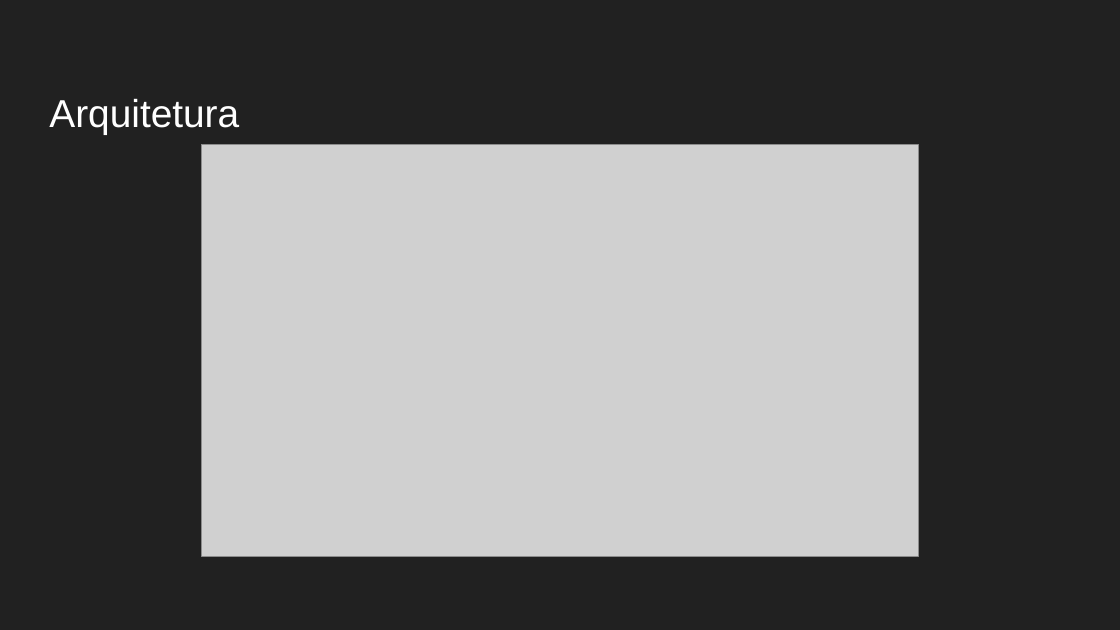
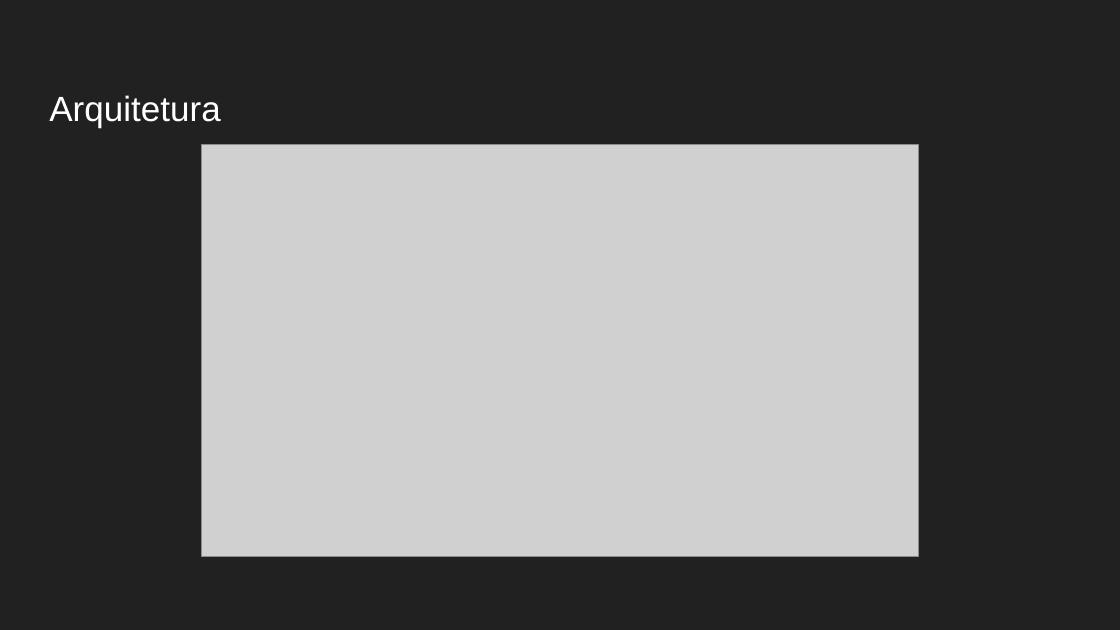
Before and after one commit to Gabrielgsn30/seminarios-docker-monitoramento, a slide deck: slide 15 of DIA03/Práticas DevOps com Docker e Monitoramento do Ambiente Dia 03 Projeto Monitoramento.pptx (slide 9 before the commit). Drawn at 1120x630 pixels with LibreOffice and Linux fonts; fonts in the diff are those of the drawing; grey boxes stand for pictures. Boxes give left, top, right and bottom in pixels: in the first picture for what was removed or moved away, otherwise in the second. Text is boxed around its words. In the diff, an @@ line names an element or a change of style, - is before the commit and + after.

```diff
--- a/DIA03/Práticas DevOps com Docker e Monitoramento do Ambiente Dia 03 Projeto Monitoramento.pptx
+++ b/DIA03/Práticas DevOps com Docker e Monitoramento do Ambiente Dia 03 Projeto Monitoramento.pptx
@@ title "Arquitetura" at [49,95,220,128]: size 25 to 22.5 pt @@
```
Also in this commit, not shown: 2 other slides changed, 6 slides added, 4 other files.
